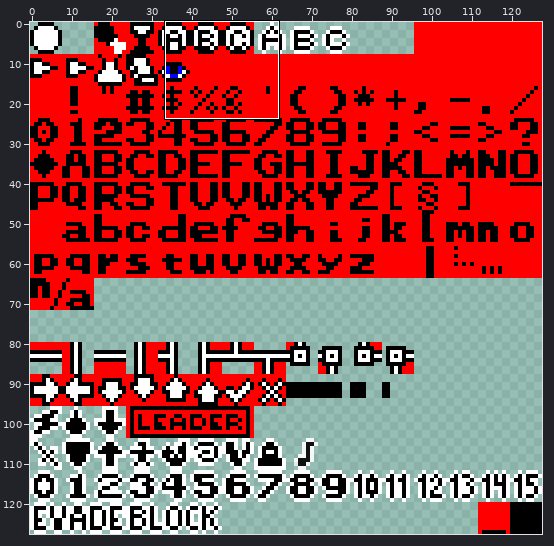
File history of a sprite sheet, resources/sprites/charset.png. Above: a wide view before the commit, with the close-up outlined.
Close-up. Earlier state:
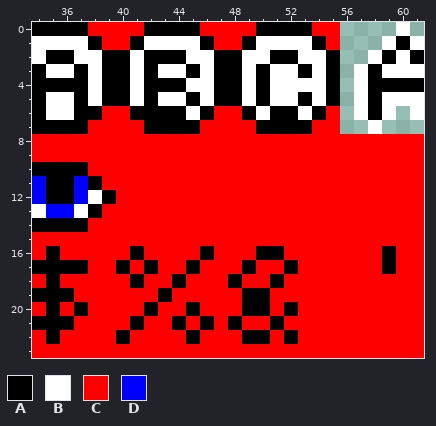
The file is 128x128 pixels. Shown: x 34..61, y 0..23.
Palette (. is transparent): A #000000  B #ffffff  C #ff0000  D #0000ff
Pixels before, first column x 34:
 0 AAAACCCCAAAACCCCAAAACC....B.
 1 BBBBACCABBBBACCABBBBAC...BAB
 2 BAABBAABAAABBAABBAABBA..BABA
 3 ABBABAABABBABAABABBABA.BABBB
 4 AAAABAABAAABBAABABBBBA.BAAAA
 5 ABBABAABABBABAABABBABA.BABBB
 6 ABBAACCAAAABACCABAABAC.BAB.B
 7 AAAACCCCAAAACCCCAAAACC..B...
 8 CCCCCCCCCCCCCCCCCCCCCCCCCCCC
 9 CCCCCCCCCCCCCCCCCCCCCCCCCCCC
10 AAAACCCCCCCCCCCCCCCCCCCCCCCC
11 DAADACCCCCCCCCCCCCCCCCCCCCCC
12 DAADBACCCCCCCCCCCCCCCCCCCCCC
13 BDDBACCCCCCCCCCCCCCCCCCCCCCC
14 AAAACCCCCCCCCCCCCCCCCCCCCCCC
15 CCCCCCCCCCCCCCCCCCCCCCCCCCCC
16 CACCCCCACCCCACCCAACCCCCCCACC
17 AAAACCACACCACCCACCACCCCCCACC
18 CACCCCCACCACCCACCACCCCCCCCCC
19 AAACCCCCCACCCCCAACCCCCCCCCCC
20 CACACCCCACCACCCAACACCCCCCCCC
21 AAACCCCACCACACACCACCCCCCCCCC
22 CACCCCACCCCACCCAACACCCCCCCCC
23 CCCCCCCCCCCCCCCCCCCCCCCCCCCC
After the commit:
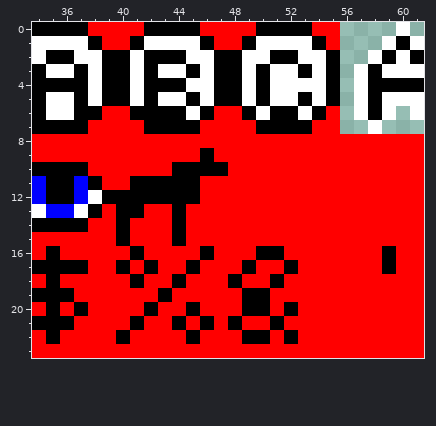
Changes in this commit:
{"y":9,"x":46,"old":"C","new":"A"}
{"y":10,"x":44,"old":"CCCC","new":"AAAA"}
{"y":11,"x":41,"old":"CCCCC","new":"AAAAA"}
{"y":12,"x":40,"old":"CCCCCC","new":"AAAAAA"}
{"y":13,"x":40,"old":"CC","new":"AA"}
{"y":13,"x":44,"old":"C","new":"A"}
{"y":14,"x":40,"old":"C","new":"A"}
{"y":14,"x":44,"old":"C","new":"A"}
{"y":15,"x":40,"old":"C","new":"A"}
{"y":15,"x":44,"old":"C","new":"A"}
{"label":"changed","picture_box":[116,148,228,246]}
